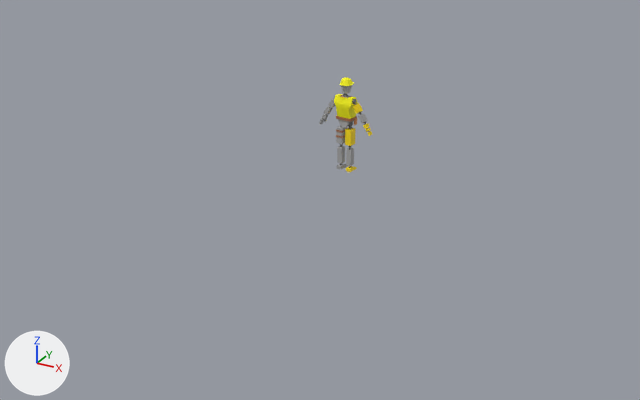
Before and after pictures for a commit that changed the FBX model OVWS_Platformer/Assets/Models/OVWSCharEngAnim.fbx.
Before and after are seen from a camera (50 mm lens) standing at (22.8, -44.6, 19.9) and looking at (-0.7, -1.9, -1.5). The lights are fixed; the arrows at lower left show +X, +Y and +Z. Where no turn or scale is listed for an object, it has been applied to the vertices.

Before the edit, the objects in view are built like this:
```python
me_cube = bpy.data.meshes.new('Cube')
me_cube.from_pydata(...)  # 1119 vertices, 935 faces; spans x -1.86..1.84, y -0.48..0.61, z -3.52..2.25
me_cube.materials.append(mat_robot_skin)  # grey #a7a7a7
me_cube.materials.append(mat_robot_eyes)  # orange #e75d14
me_cube.materials.append(mat_clothes_undershirt)  # orange #e28b56
me_cube.materials.append(mat_clothes_vestmain)  # yellow #fffc00
me_cube.materials.append(mat_clothes_vestedge)  # orange #ff9e29
me_cube.materials.append(mat_robot_skinaccent)  # yellow #ffde00
me_cube.materials.append(mat_robot_joint)  # grey #707070
me_cube.materials.append(mat_clothes_toolbelt)  # brown #aa6d45
me_cube.materials.append(mat_clothes_toolpocket)  # orange #d88f5c
me_cube.materials.append(mat_clothes_hardhat)  # yellow #fffc00
ob_cube_001 = bpy.data.objects.new('Cube.001', me_cube)
ob_cube_001.location = (0.0, 0.0, 3.51)
```
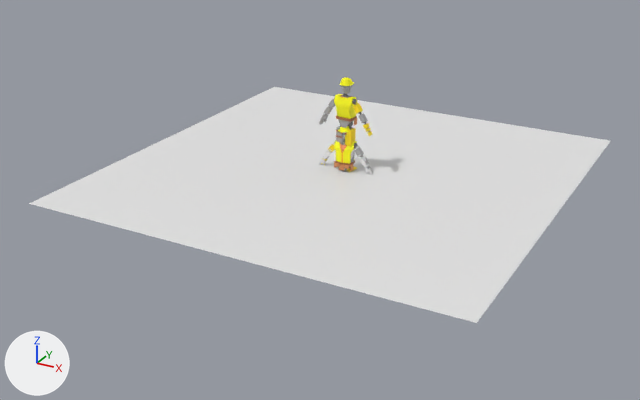
The change, as a list of edits to the scene's bpy script:
```text
Add me_cube_003:
    me_cube_003.from_pydata(...)  # 1119 vertices, 939 faces; spans x -1.85..1.85, y -0.61..0.42, z -3.52..2.25
    me_cube_003.materials.append(mat_robot_skin)  # grey #a7a7a7
    me_cube_003.materials.append(mat_robot_eyes)  # orange #e75d14
    me_cube_003.materials.append(mat_clothes_undershirt)  # orange #e28b56
    me_cube_003.materials.append(mat_clothes_vestmain)  # yellow #fffc00
    me_cube_003.materials.append(mat_clothes_vestedge)  # orange #ff9e29
    me_cube_003.materials.append(mat_robot_skinaccent)  # yellow #ffde00
    me_cube_003.materials.append(mat_robot_joint)  # grey #707070
    me_cube_003.materials.append(mat_clothes_toolbelt)  # brown #aa6d45
    me_cube_003.materials.append(mat_clothes_toolpocket)  # orange #d88f5c
    me_cube_003.materials.append(mat_clothes_hardhat)  # yellow #fffc00
Add me_mesh:
    me_mesh.from_pydata(...)  # 344 vertices, 290 faces; spans x -1.84..1.84, y -0.52..0.43, z -2.79..2.77
Add me_plane:
    me_plane.from_pydata([(-13.0, -13.0, 0.0), (13.0, -13.0, 0.0), (-13.0, 13.0, 0.0), (13.0, 13.0, 0.0)], [], [(0, 1, 3, 2)])
Add ob_cube_002:
    ob_cube_002 = bpy.data.objects.new('Cube.002', me_cube_003)
    ob_cube_002.location = (0.0, 0.0, 0.72)
Add ob_cube:
    ob_cube = bpy.data.objects.new('Cube', me_mesh)
    ob_cube.location = (0.0, 0.0, 0.0)
Add ob_plane:
    ob_plane = bpy.data.objects.new('Plane', me_plane)
    ob_plane.location = (0.0, 0.0, 0.0)
```

Where the change shows, as pixel boxes [x1, y1, x2, y2] in the pictures (640 x 400 px):
'Plane', added
    after: [29, 87, 610, 323]
'Cube.002', added
    after: [321, 126, 373, 174]
    faces in mat_clothes_vestmain (yellow #fffc00): [334, 141, 357, 164]
'Cube', added
    after: [319, 135, 373, 175]
